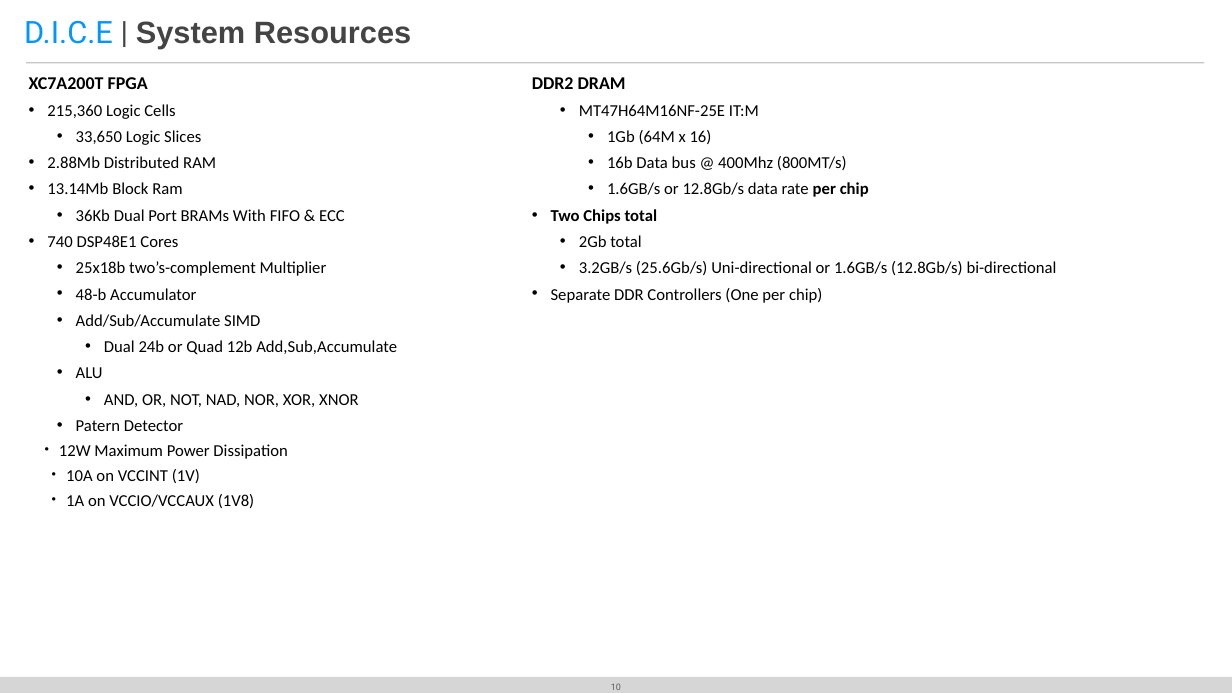
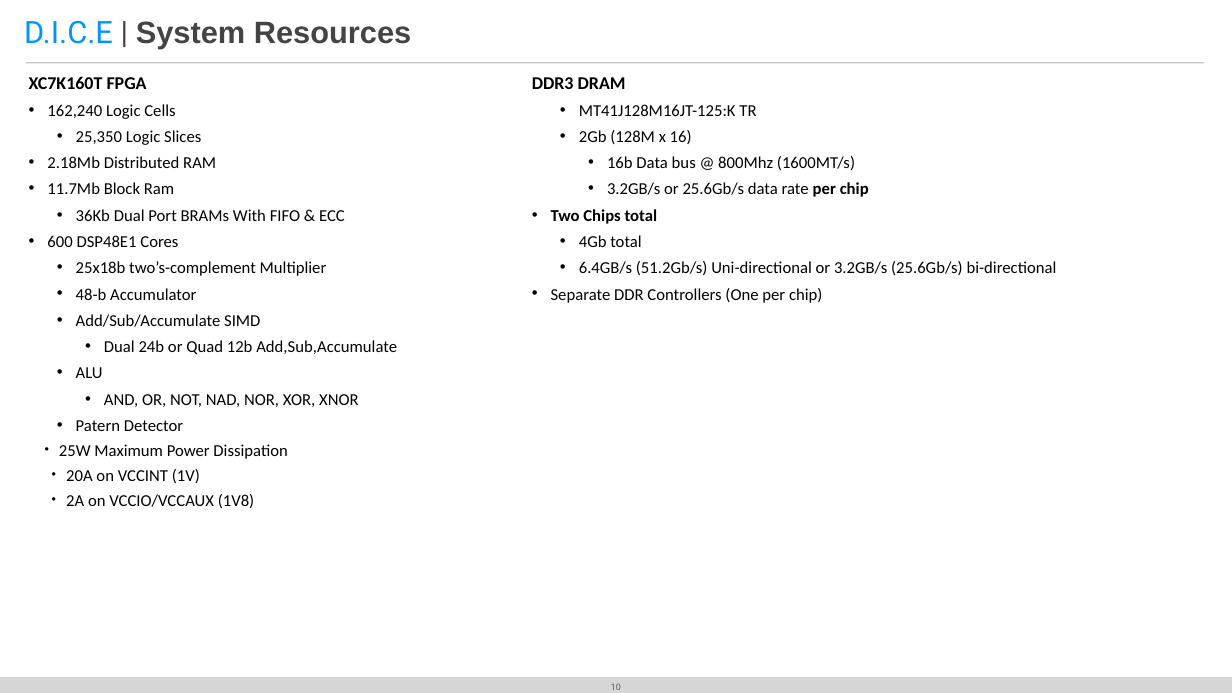
Before and after one commit to DergLabs/DICE, a slide deck: slide 10 of Hardware/Diagrams/DICE Theory of Operation Slides.pptx. Drawn at 1232x693 pixels with LibreOffice and Linux fonts; fonts in the diff are those of the drawing. Boxes give left, top, right and bottom in pixels: in the first picture for what was removed or moved away, otherwise in the second. Text is boxed around its words. In the diff, an @@ line names an element or a change of style, - is before the commit and + after.

```diff
--- a/Hardware/Diagrams/DICE Theory of Operation Slides.pptx
+++ b/Hardware/Diagrams/DICE Theory of Operation Slides.pptx
@@ text at box(29, 76, 216, 194): text changed @@
-XC7A200T FPGA
-• 215,360 Logic Cells
-  • 33,650 Logic Slices
-• 2.88Mb Distributed RAM
-• 13.14Mb Block Ram
+XC7K160T FPGA
+• 162,240 Logic Cells
+  • 25,350 Logic Slices
+• 2.18Mb Distributed RAM
+• 11.7Mb Block Ram
@@ text at box(532, 77, 869, 197): text changed @@
-DDR2 DRAM
-  • MT47H64M16NF-25E IT:M
-    • 1Gb (64M x 16)
-    • 16b Data bus @ 400Mhz (800MT/s)
-    • 1.6GB/s or 12.8Gb/s data rate per chip
+DDR3 DRAM
+  • MT41J128M16JT-125:K TR
+  • 2Gb (128M x 16)
+    • 16b Data bus @ 800Mhz (1600MT/s)
+    • 3.2GB/s or 25.6Gb/s data rate per chip
@@ text at box(47, 235, 178, 247): text changed @@
-• 740 DSP48E1 Cores
+• 600 DSP48E1 Cores
@@ text at box(579, 235, 1057, 275): text changed @@
-  • 2Gb total
-  • 3.2GB/s (25.6Gb/s) Uni-directional or 1.6GB/s (12.8Gb/s) bi-directional
+  • 4Gb total
+  • 6.4GB/s (51.2Gb/s) Uni-directional or 3.2GB/s (25.6Gb/s) bi-directional
@@ text at box(59, 444, 287, 508): text changed @@
-• 12W Maximum Power Dissipation
-  • 10A on VCCINT (1V)
-  • 1A on VCCIO/VCCAUX (1V8)
+• 25W Maximum Power Dissipation
+  • 20A on VCCINT (1V)
+  • 2A on VCCIO/VCCAUX (1V8)
```
Also in this commit, not shown: 26 other files.
